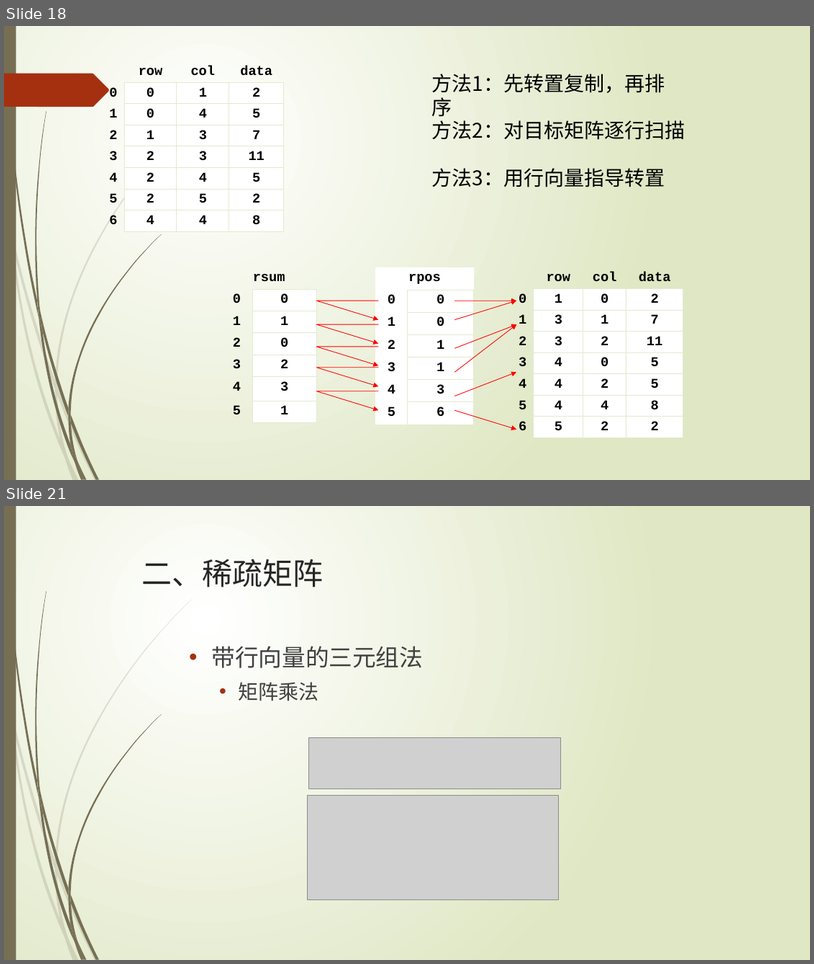
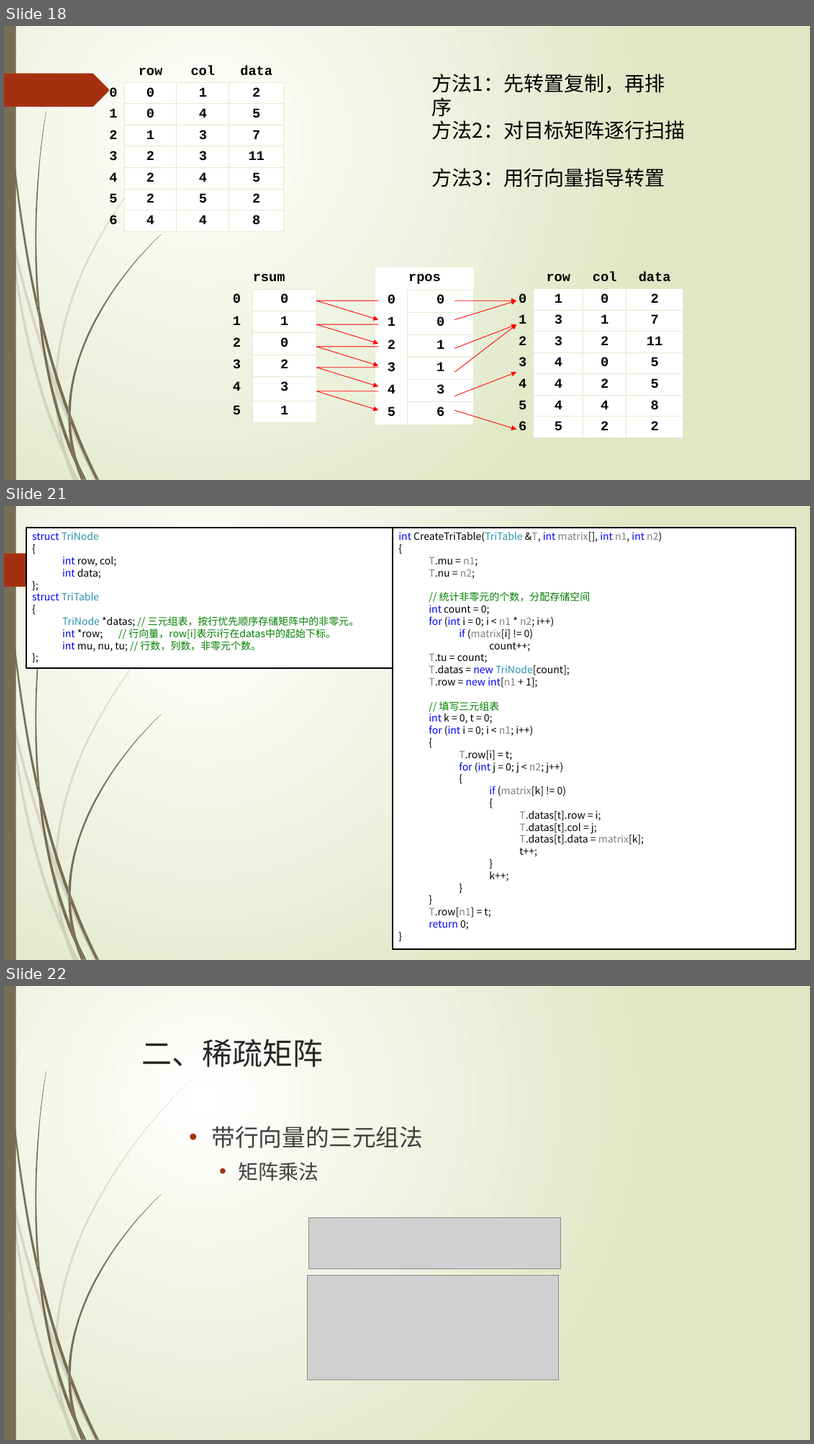
Before and after one commit to TeacherPeng/Datastruct, a slide deck: 教案/第05章 数组与广义表.pptx. Shown one above the other, each under a label of ours: slides 18 and 21 before the commit, slides 18, 21 and 22 after it; the slides between them are not shown. The pictures are 814x964 and 814x1444 pixels, drawn with LibreOffice and Linux fonts; fonts in the diff are those of the drawing; grey boxes stand for pictures. Boxes give left, top, right and bottom in pixels: in the first picture for what was removed or moved away, otherwise in the second. Text is boxed around its words. In the diff, an @@ line names an element or a change of style, - is before the commit and + after.

Commit message:
更新三元组表矩阵乘法教案和代码

```diff
--- a/教案/第05章 数组与广义表.pptx
+++ b/教案/第05章 数组与广义表.pptx
@@ slide 21 added at (x1=4, y1=506, x2=810, y2=960), background gradient #FFFFFF to #DFE8C4; not listed: 24 template elements that a slide beside it also shows @@
@@ rectangle added at (x1=26, y1=527, x2=393, y2=667), fill #FFFFFF, outline #000000 1.25 pt, 12 pt, text #008000 @@
+struct TriNode
+{
+  int row, col;
+  int data;
+};
+struct TriTable
+{
+  TriNode *datas; // 三元组表，按行优先顺序存储矩阵中的非零元。
+  int *row; // 行向量，row[i]表示i行在datas中的起始下标。
+  int mu, nu, tu; // 行数，列数，非零元个数。
+};
@@ rectangle added at (x1=393, y1=527, x2=797, y2=949), fill #FFFFFF, outline #000000 1.25 pt, 12 pt, text #000000 @@
+int CreateTriTable(TriTable &T, int matrix[], int n1, int n2)
+{
+  T.mu = n1;
+  T.nu = n2;
+  // 统计非零元的个数，分配存储空间
+  int count = 0;
+  for (int i = 0; i < n1 * n2; i++)
+  if (matrix[i] != 0)
+  count++;
+  T.tu = count;
+  T.datas = new TriNode[count];
+  T.row = new int[n1 + 1];
+  // 填写三元组表
+  int k = 0, t = 0;
+  for (int i = 0; i < n1; i++)
+  {
+    T.row[i] = t;
+    for (int j = 0; j < n2; j++)
+    {
+      if (matrix[k] != 0)
+      {
+        T.datas[t].row = i;
+        T.datas[t].col = j;
+        T.datas[t].data = matrix[k];
+        t++;
+      }
+      k++;
+    }
+  }
+  T.row[n1] = t;
+  return 0;
+}
@@ what was slide 21 is now slide 22 @@
```
Also in this commit, not shown: 4 slides changed, 2 other slides added, 1 slide removed, 2 other files.
